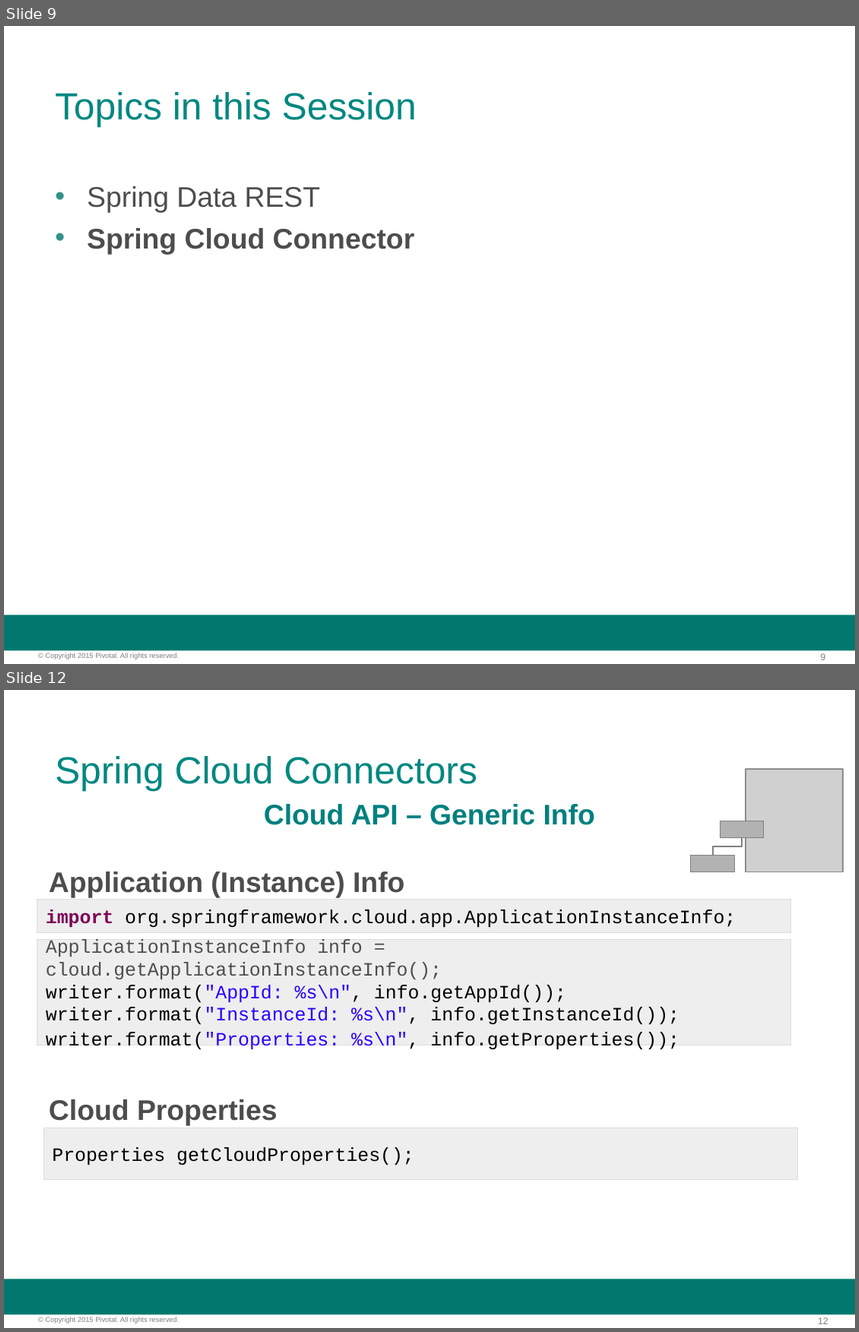
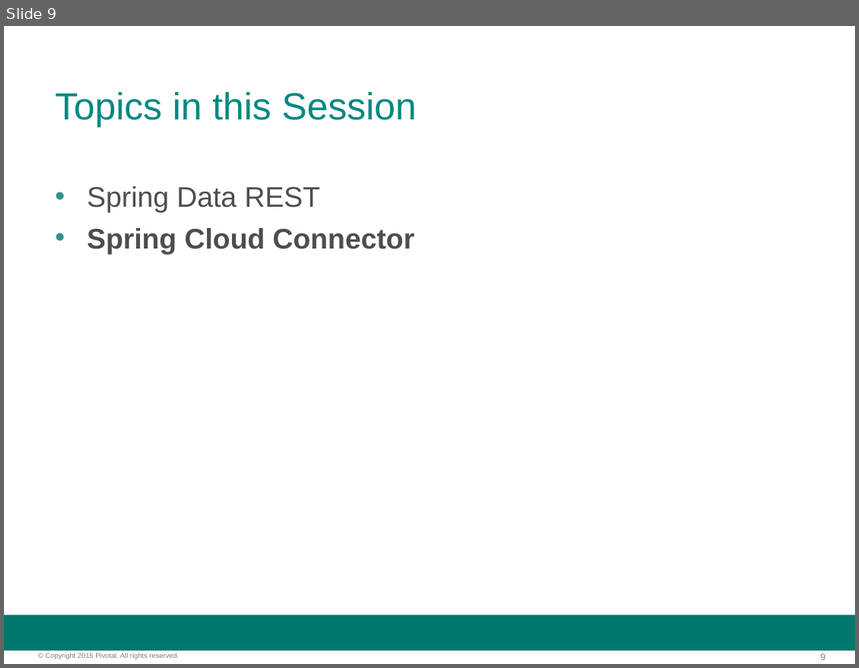
Before and after one commit to ChenLinBo/MigratingAMonolithApplicationToCloudNative, a slide deck: sessions/slides/session-03-rest-cloud-connector.odp. Shown one above the other, each under a label of ours: slides 9 and 12 before the commit, slide 9 after it; the slides between them are not shown. The pictures are 859x1332 and 859x668 pixels, drawn with LibreOffice and Linux fonts; fonts in the diff are those of the drawing; grey boxes stand for pictures; background and template pictures are left out. Boxes give left, top, right and bottom in pixels: in the first picture for what was removed or moved away, otherwise in the second. Text is boxed around its words. In the diff, an @@ line names an element or a change of style, - is before the commit and + after.

Commit message:
03 cloud connector slides - improved examples

```diff
--- a/sessions/slides/session-03-rest-cloud-connector.odp
+++ b/sessions/slides/session-03-rest-cloud-connector.odp
@@ slide 12 removed at [4,690,855,1328], background #FFFFFF; not listed: 3 template elements that a slide beside it also shows @@
@@ title removed at [55,756,477,791] @@
-Spring Cloud Connectors
@@ picture removed at [746,769,842,872] @@
@@ text removed at [264,804,595,825] @@
-Cloud API – Generic Info
@@ rectangle removed at [720,821,763,838] @@
@@ elbow line removed from (713, 855) to (742, 838) @@
@@ text removed at [49,872,405,898] @@
-Application (Instance) Info
@@ rectangle removed at [691,855,734,872] @@
@@ rectangle removed at [37,900,791,932] @@
-import org.springframework.cloud.app.ApplicationInstanceInfo;
@@ rectangle removed at [37,939,791,1046] @@
-ApplicationInstanceInfo info = cloud.getApplicationInstanceInfo();
-writer.format("AppId: %s\n", info.getAppId());
-writer.format("InstanceId: %s\n", info.getInstanceId());
-writer.format("Properties: %s\n", info.getProperties());
@@ text removed at [49,1100,278,1125] @@
-Cloud Properties
@@ rectangle removed at [44,1129,798,1180] @@
-Properties getCloudProperties();
```
Also in this commit, not shown: 2 slides changed, 1 slide added, 3 other slides removed, 2 other files.
